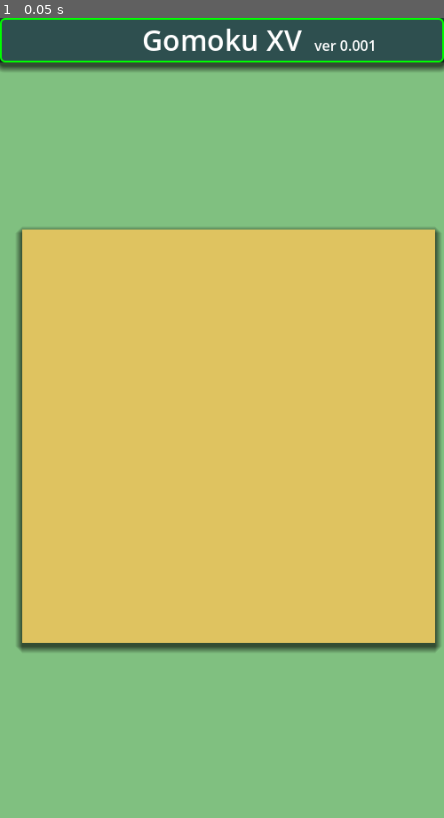
Above: before the commit, frame 1.
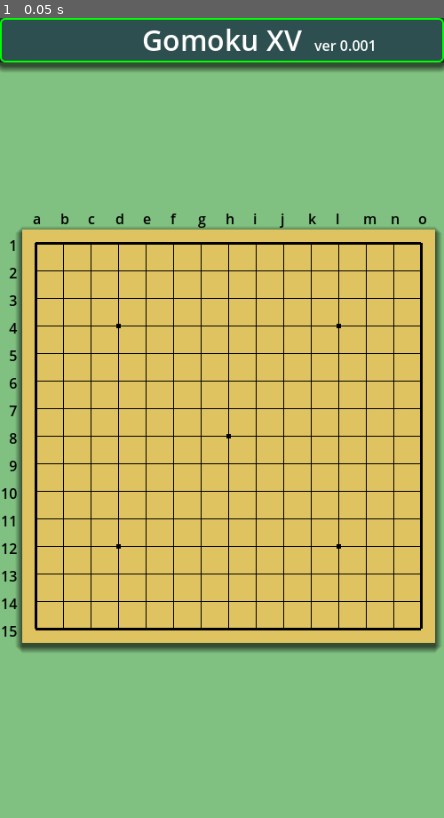
Above: after the commit, the same moment.

Repository: vivisuke/Gomoku15
Game: Godot game, scene res://main_scene.tscn
The game is run twice, just before and just after one commit, with the same random seed, the same clock (stepped at 60 frames per second) and the same inputs.
Inputs:
- Up to frame 1 (0.05 s): no input

The runs differ from the first frame. In frame 1, 6.3% of the frame differs, in the area x 0-97%, y 24-78%.

Commit message:
0006 ◎ C 09/22 09/22 0.001│ToDo│Global シーン追加

Diff:
--- /dev/null
+++ b/Gomoku15/global.tscn
@@ -0,0 +1,6 @@
+[gd_scene load_steps=2 format=3 uid="uid://dtqj2b2aqd42e"]
+
+[ext_resource type="Script" path="res://scripts/global.gd" id="1_wyrlq"]
+
+[node name="Global" type="Node2D"]
+script = ExtResource("1_wyrlq")
--- a/Gomoku15/project.godot
+++ b/Gomoku15/project.godot
@@ -15,6 +15,10 @@
 config/features=PackedStringArray("4.1", "GL Compatibility")
 config/icon="res://Gomoku.png"
 
+[autoload]
+
+g="*res://global.tscn"
+
 [display]
 
 window/size/viewport_width=500
--- a/Gomoku15/scripts/Grid.gd
+++ b/Gomoku15/scripts/Grid.gd
@@ -1,11 +1,48 @@
 extends ColorRect
 
+const BD_WIDTH = 500
+var N_HORZ = g.N_HORZ
+var N_VERT = g.N_VERT
+const FRAME_WD = 38
+#const CELL_WD = (BD_WIDTH - FRAME_WD) / N_HORZ
+const CELL_WD = 31		# 31*15 = 465
+const ORG_X = CELL_WD*0.5
+const ORG_Y = CELL_WD*0.5
+var RT_END = CELL_WD*(N_HORZ-0.5)
+var LW_END = CELL_WD*(N_VERT-0.5)
 
-# Called when the node enters the scene tree for the first time.
 func _ready():
+	for x in range(N_HORZ):
+		var l = Label.new()
+		l.text = "abcdefghijklmno"[x]
+		l.set_position(Vector2(ORG_X+CELL_WD*x-4, -24))
+		l.add_theme_color_override("font_color", Color.BLACK)
+		add_child(l)
+	for y in range(N_VERT):
+		var l = Label.new()
+		l.text = [" 1", " 2", " 3", " 4", " 5", " 6", " 7", " 8",
+					" 9", "10", "11", "12", "13", "14", "15"][y]
+		l.set_position(Vector2(-26, ORG_Y+CELL_WD*y-10))
+		l.size.x = CELL_WD-10
+		l.horizontal_alignment = HORIZONTAL_ALIGNMENT_RIGHT
+		l.add_theme_color_override("font_color", Color.BLACK)
+		add_child(l)
 	pass # Replace with function body.
-
-
-# Called every frame. 'delta' is the elapsed time since the previous frame.
 func _process(delta):
 	pass
+
+func _draw():
+	for x in range(N_HORZ):
+		var wd = 2.5 if x == 0 || x == N_HORZ - 1 else 1
+		draw_line(Vector2(ORG_X, ORG_Y+CELL_WD*x),
+					Vector2(RT_END, ORG_Y+CELL_WD*x),
+					Color.BLACK, wd)
+		draw_line(Vector2(ORG_X+CELL_WD*x, ORG_Y),
+					Vector2(ORG_X+CELL_WD*x, LW_END),
+					Color.BLACK, wd)
+	draw_circle(Vector2(ORG_X+CELL_WD*3, ORG_Y+CELL_WD*3), 3, Color.BLACK)
+	draw_circle(Vector2(ORG_X+CELL_WD*11, ORG_Y+CELL_WD*3), 3, Color.BLACK)
+	draw_circle(Vector2(ORG_X+CELL_WD*3, ORG_Y+CELL_WD*11), 3, Color.BLACK)
+	draw_circle(Vector2(ORG_X+CELL_WD*11, ORG_Y+CELL_WD*11), 3, Color.BLACK)
+	draw_circle(Vector2(ORG_X+CELL_WD*7, ORG_Y+CELL_WD*7), 3, Color.BLACK)
+	pass
--- /dev/null
+++ b/Gomoku15/scripts/global.gd
@@ -0,0 +1,25 @@
+extends Node2D
+
+enum {
+	EMPTY = 0, BLACK, WHITE, UNKNOWN,
+	NONE = 0, ONE, TWO, THREE, FOUR, FIVE, SIX,
+	IX_EVAL = 0, IX_X, IX_Y,
+}
+const CELL_WD = 31		# 31*15 = 465
+const N_HORZ = 15
+const N_VERT = 15
+const N_DIAGONAL = 10 + 1 + 10		# 斜め方向ビットマップ配列数
+
+const ALPHA = -99999
+const BETA = 99999
+
+func xyToIX(x, y): return y*N_HORZ + x
+func ixToX(ix: int): return ix % N_HORZ
+func ixToY(ix: int): return ix / N_HORZ
+
+
+func _ready():
+	pass # Replace with function body.
+
+func _process(delta):
+	pass
Not shown, changed: Gomoku15.spr
